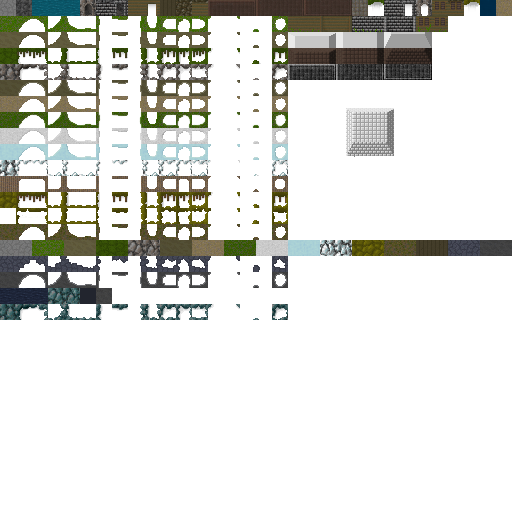
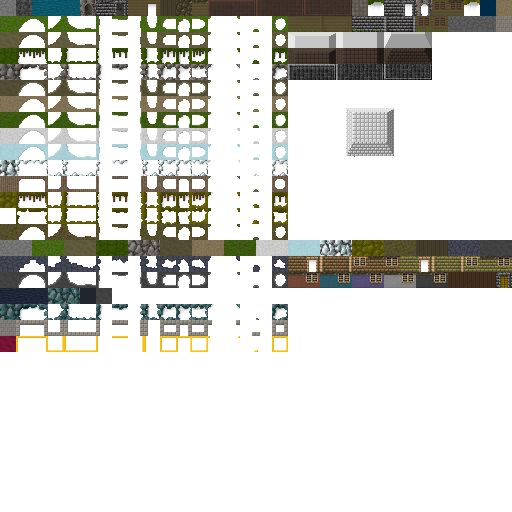
Layered file, before and after one edit (w=512, h=512). Changes by layer:
painted on "foreground" over (0, 16, 512, 352)
